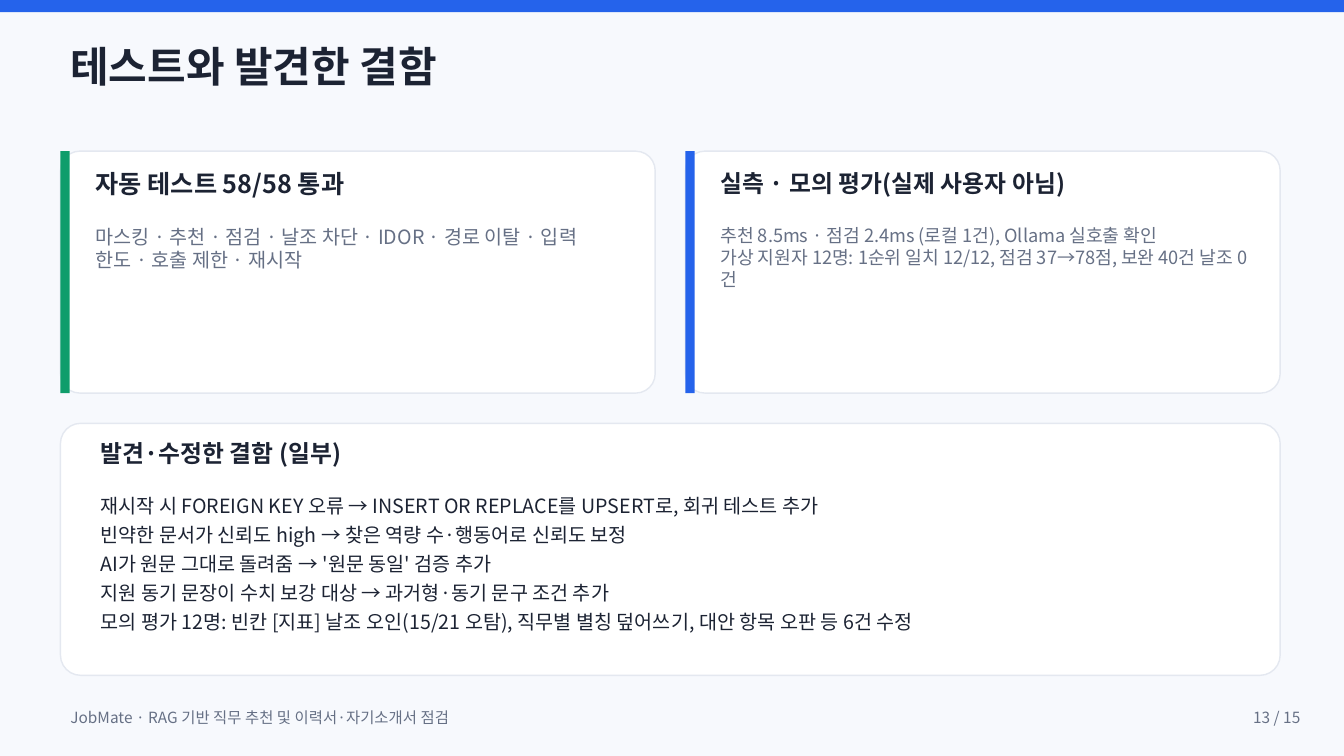
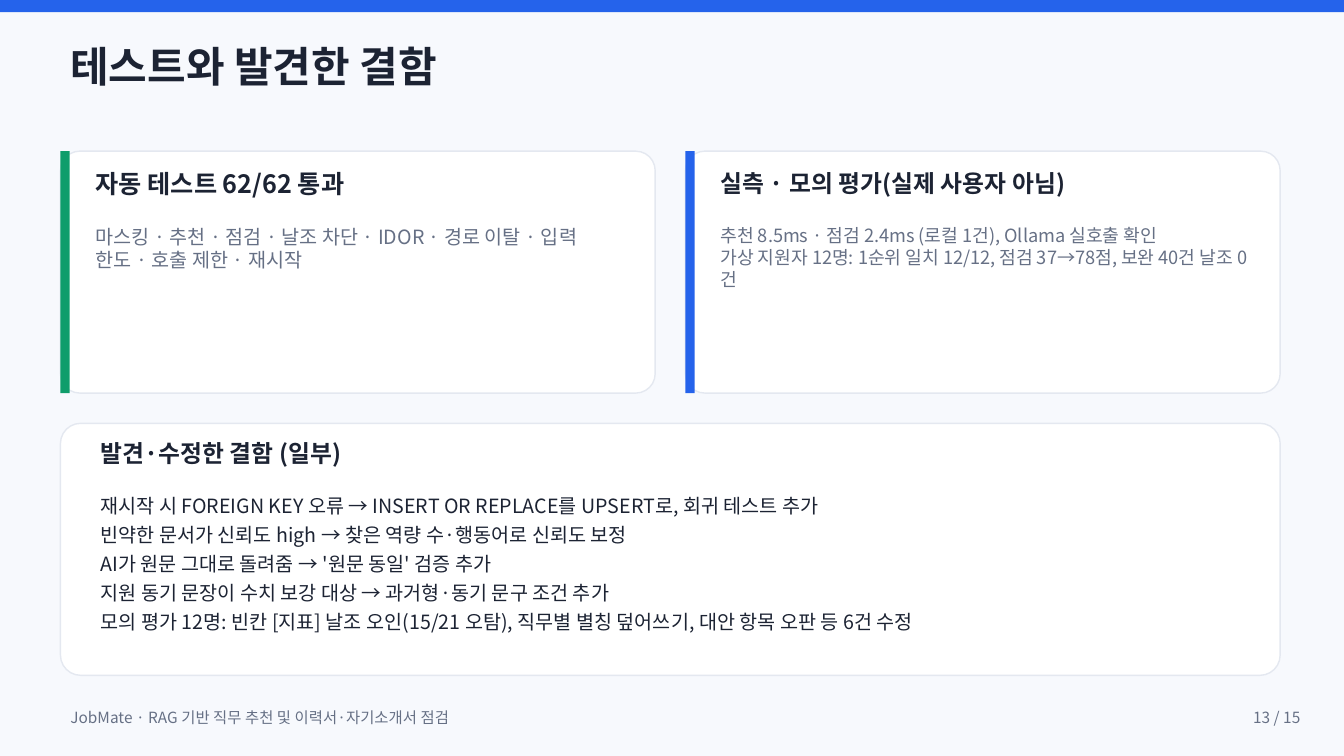
Before and after one commit to mycom0216/jobmate, a slide deck: slide 13 of docs/JobMate_발표자료.pptx. Drawn at 1344x756 pixels with LibreOffice and Linux fonts; fonts in the diff are those of the drawing. Boxes give left, top, right and bottom in pixels: in the first picture for what was removed or moved away, otherwise in the second. Text is boxed around its words. In the diff, an @@ line names an element or a change of style, - is before the commit and + after.

```diff
--- a/docs/JobMate_발표자료.pptx
+++ b/docs/JobMate_발표자료.pptx
@@ text at box(96, 172, 344, 198): text changed @@
-자동 테스트 58/58 통과
+자동 테스트 62/62 통과
```
Also in this commit, not shown: 52 other files.
